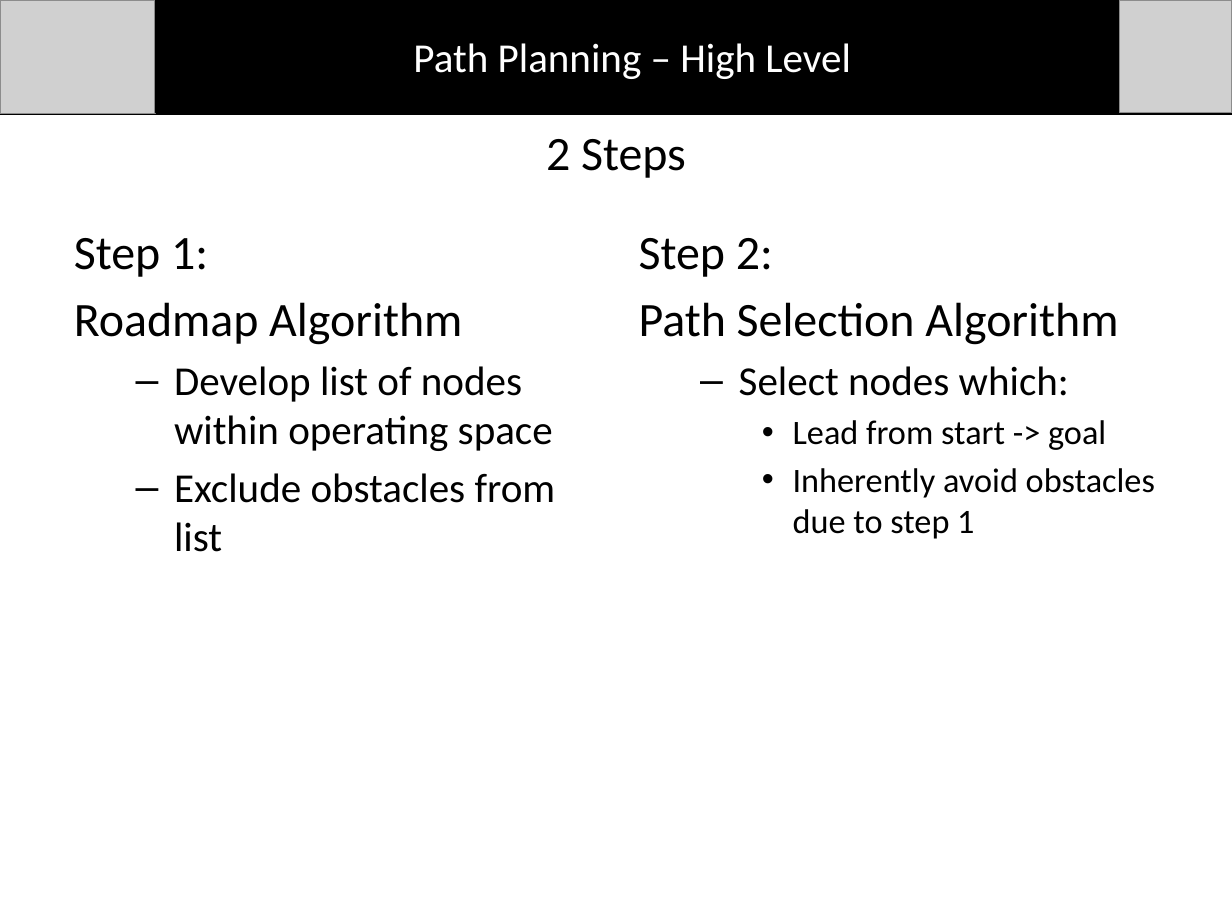
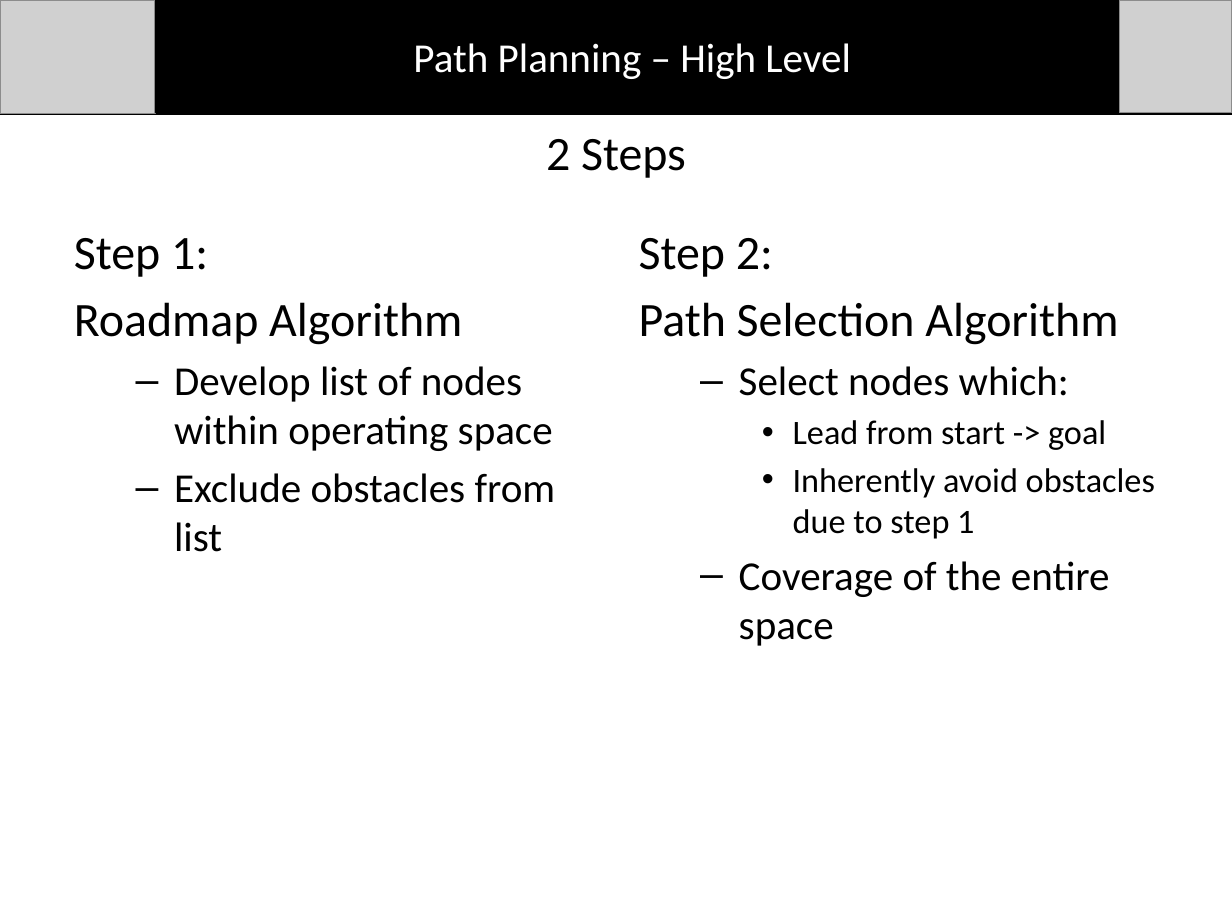
Before and after one commit to dtbinh/FlyNet, a slide deck: slide 2 of Presentations/CDR_Fall_2015/Individual_Slides/Bryce/PathPlanning.pptx. Drawn at 1232x924 pixels with LibreOffice and Linux fonts; fonts in the diff are those of the drawing; grey boxes stand for pictures. Boxes give left, top, right and bottom in pixels: in the first picture for what was removed or moved away, otherwise in the second. Text is boxed around its words. In the diff, an @@ line names an element or a change of style, - is before the commit and + after.

```diff
--- a/Presentations/CDR_Fall_2015/Individual_Slides/Bryce/PathPlanning.pptx
+++ b/Presentations/CDR_Fall_2015/Individual_Slides/Bryce/PathPlanning.pptx
@@ text at (x1=739, y1=561, x2=1110, y2=646): paragraph added @@
+  – Coverage of the entire space
```
Also in this commit, not shown: 6 other slides changed, 1 slide added, 1 other file.
